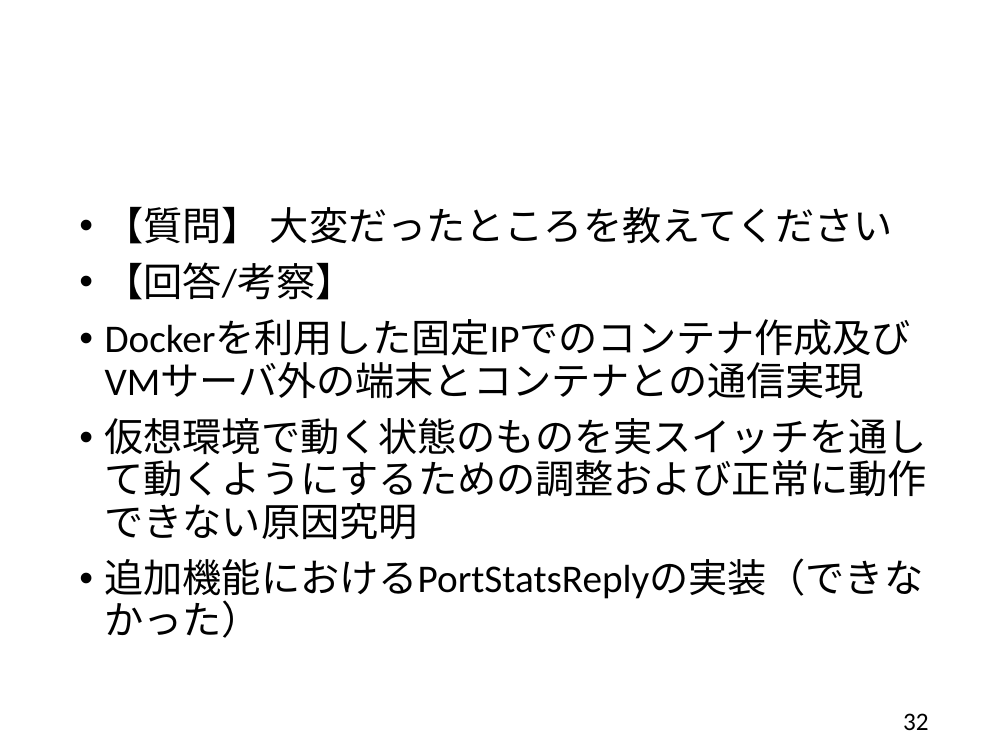
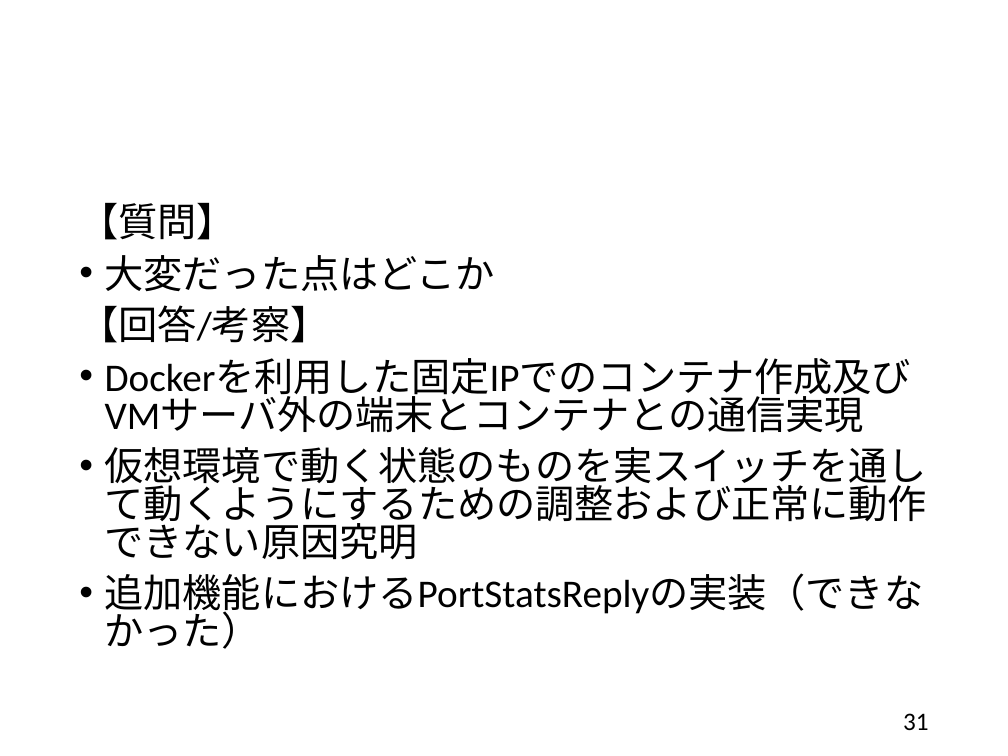
Before and after one commit to handai-trema/IaaS-amn, a slide deck: slide 31 of report_slide.pptx (slide 32 before the commit). Drawn at 1008x756 pixels with LibreOffice and Linux fonts; fonts in the diff are those of the drawing. Boxes give left, top, right and bottom in pixels: in the first picture for what was removed or moved away, otherwise in the second. Text is boxed around its words. In the diff, an @@ line names an element or a change of style, - is before the commit and + after.

```diff
--- a/report_slide.pptx
+++ b/report_slide.pptx
@@ text at [79,202,495,291]: text changed @@
-• 【質問】 大変だったところを教えてください
+【質問】
+• 大変だった点はどこか
@@ text at [79,305,927,649]: bullet • to none; line spacing 0.9 to 0.8 @@
@@ page number at [903,713,929,730]: text changed @@
-32
+31
```
Also in this commit, not shown: 21 other slides changed, 7 slides added, 5 slides removed.
